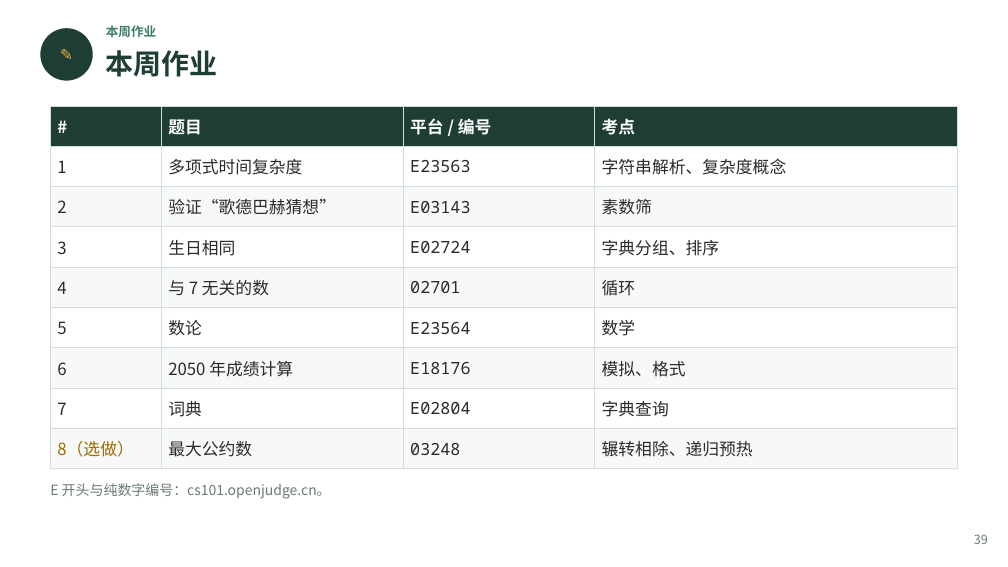
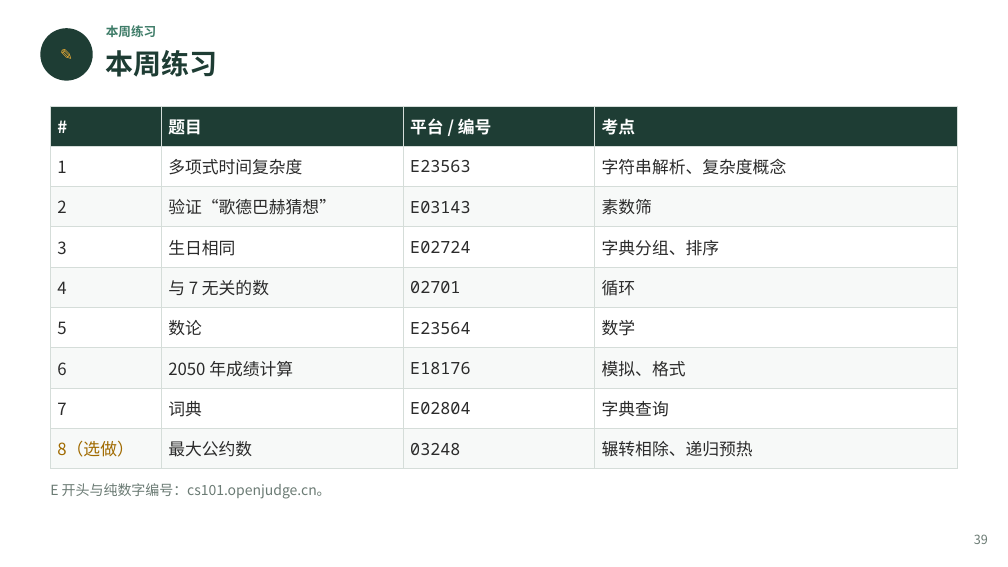
Before and after one commit to GMyhf/2026fall-cs101, a slide deck: slide 39 of courseware/202609_ADS_W04_Python_Basics_Algorithm_Analysis.pptx. Drawn at 1008x567 pixels with LibreOffice and Linux fonts; fonts in the diff are those of the drawing. Boxes give left, top, right and bottom in pixels: in the first picture for what was removed or moved away, otherwise in the second. Text is boxed around its words. In the diff, an @@ line names an element or a change of style, - is before the commit and + after.

Commit message:
17:24
W04 课件：措辞由「本周作业」改为「本周练习」（md 章节标题 + pptx 第 3/39/40 页）

```diff
--- a/courseware/202609_ADS_W04_Python_Basics_Algorithm_Analysis.pptx
+++ b/courseware/202609_ADS_W04_Python_Basics_Algorithm_Analysis.pptx
@@ text at [106,25,156,37]: text changed @@
-本周作业
+本周练习
@@ text at [106,50,218,77]: text changed @@
-本周作业
+本周练习
```
Also in this commit, not shown: 2 other slides changed, 1 other file.
